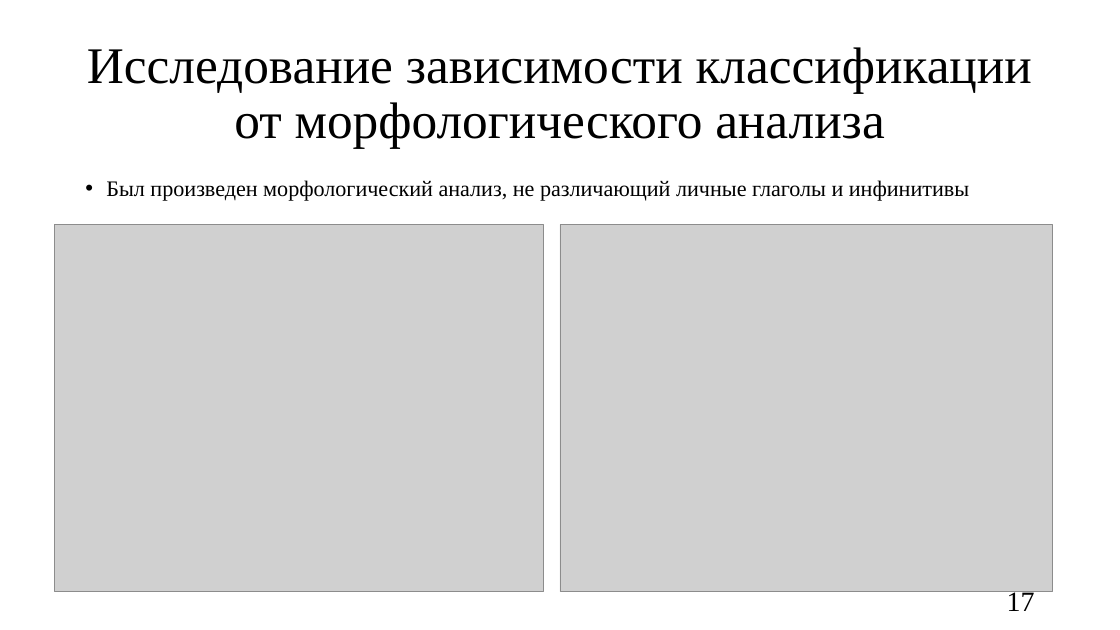
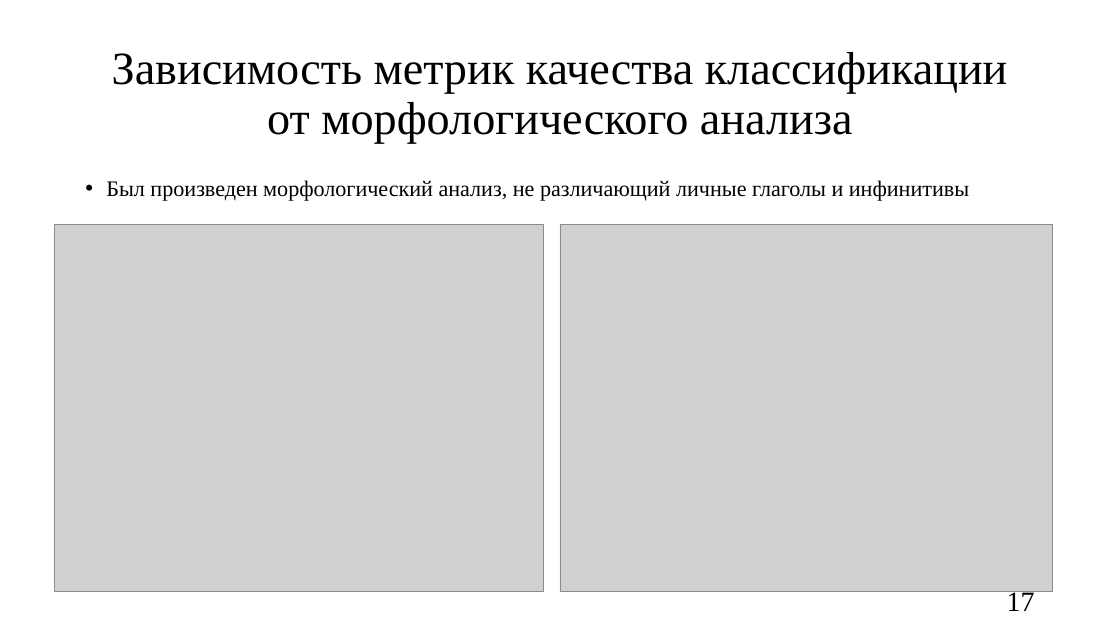
Before and after one commit to oljakon/bachelor-degree, a slide deck: slide 17 of РПЗ/презентация_Кондрашова.pptx. Drawn at 1120x630 pixels with LibreOffice and Linux fonts; fonts in the diff are those of the drawing; grey boxes stand for pictures. Boxes give left, top, right and bottom in pixels: in the first picture for what was removed or moved away, otherwise in the second. Text is boxed around its words. In the diff, an @@ line names an element or a change of style, - is before the commit and + after.

```diff
--- a/РПЗ/презентация_Кондрашова.pptx
+++ b/РПЗ/презентация_Кондрашова.pptx
@@ title at <box>112,52,1008,143</box>: text changed; size 44 to 39.6 pt @@
-Исследование зависимости классификации от морфологического анализа
+Зависимость метрик качества классификации от морфологического анализа
```
Also in this commit, not shown: 11 other slides changed, 7 other files.
